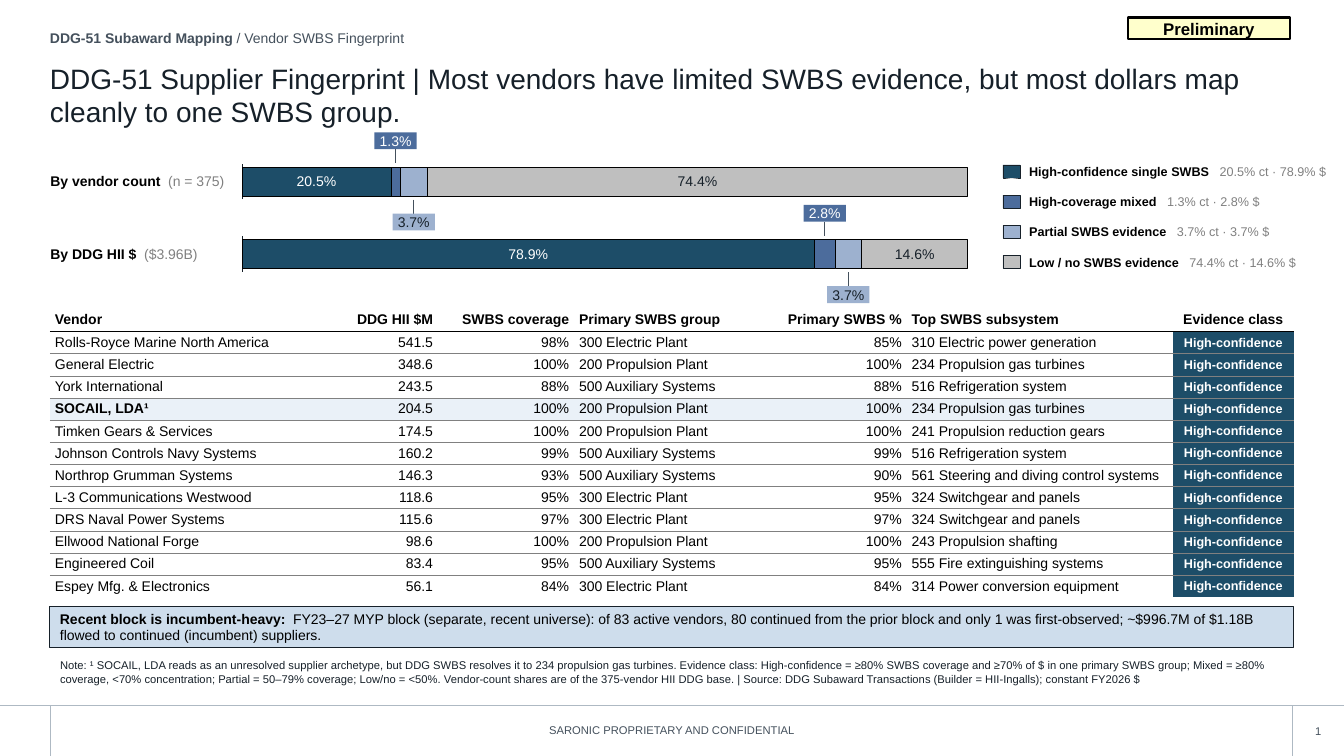
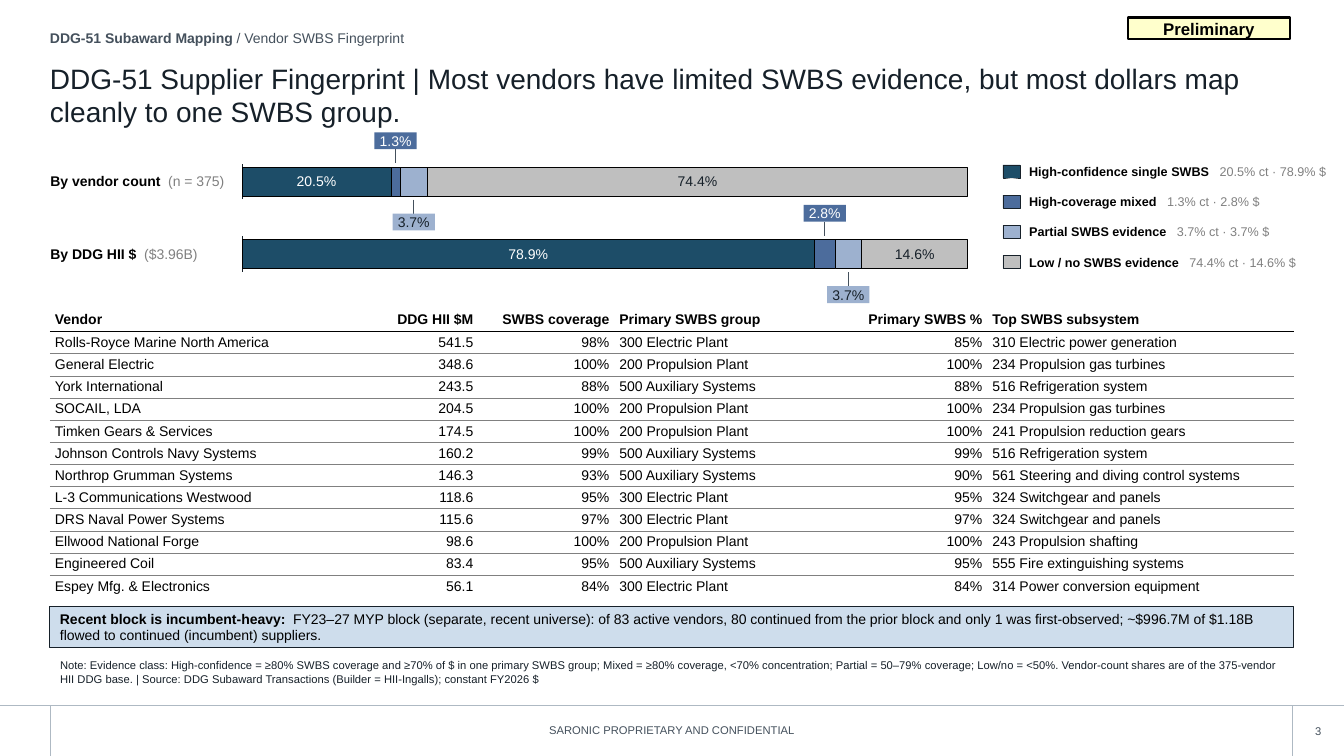
Before and after one commit to toole-brendan/slide_factory, a slide deck: slide 3 of projects/distributed_shipbuilding/distributed_shipbuilding.pptx (slide 1 before the commit). Drawn at 1344x756 pixels with LibreOffice and Linux fonts; fonts in the diff are those of the drawing; background and template pictures are left out. Boxes give left, top, right and bottom in pixels: in the first picture for what was removed or moved away, otherwise in the second. Text is boxed around its words. In the diff, an @@ line names an element or a change of style, - is before the commit and + after.

```diff
--- a/projects/distributed_shipbuilding/distributed_shipbuilding.pptx
+++ b/projects/distributed_shipbuilding/distributed_shipbuilding.pptx
@@ table at bbox=[49, 308, 1294, 598] @@
-column 1, row 5: SOCAIL, LDA¹
+column 1, row 5: SOCAIL, LDA
-column 7: Evidence class | High-confidence | High-confidence | High-confidence | High-confidence | High-confidence | High-confidence | High-confidence | High-confidence | High-confidence | High-confidence | High-confidence | High-confidence
@@ text at bbox=[60, 661, 1276, 685]: text changed @@
-Note: ¹ SOCAIL, LDA reads as an unresolved supplier archetype, but DDG SWBS resolves it to 234 propulsion gas turbines. Evidence class: High-confidence = ≥80% SWBS coverage and ≥70% of $ in one primary SWBS group; Mixed = ≥80% coverage, <70% concentration; Partial = 50–79% coverage; Low/no = <50%. Vendor-count shares are of the 375-vendor HII DDG base. | Source: DDG Subaward Transactions (Builder = HII-Ingalls); constant FY2026 $
+Note: Evidence class: High-confidence = ≥80% SWBS coverage and ≥70% of $ in one primary SWBS group; Mixed = ≥80% coverage, <70% concentration; Partial = 50–79% coverage; Low/no = <50%. Vendor-count shares are of the 375-vendor HII DDG base. | Source: DDG Subaward Transactions (Builder = HII-Ingalls); constant FY2026 $
@@ page number at bbox=[1315, 727, 1321, 735]: text changed @@
-1
+3
```
Also in this commit, not shown: 1 other slide changed, 4 slides added, 2 slides removed, 15 other files.
